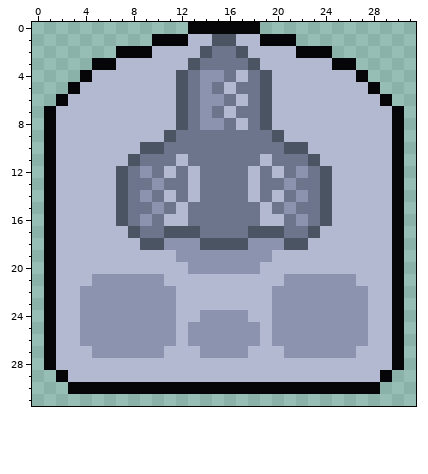
File history of a pixel-art file, Assets/Sprites/Ships/Proto/Hulls/american hull.aseprite. The first picture shows the starting point.
32x32 pixels, 1 frame.
After the commit:
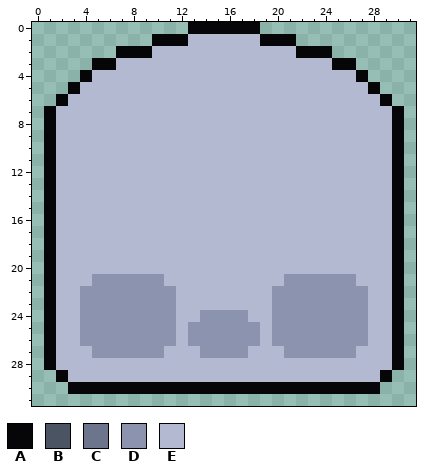
Palette (. is transparent): A #060608  B #4a5462  C #6d758d  D #8b93af  E #b3b9d1
Changes in this commit:
Changed rows in their new state; - is an unchanged pixel.
first column x 7:
 1 --------EE--------
 2 -------EEEE-------
 3 ------EEEEEE------
 4 -----EEEEE-EE-----
 5 -----EEEE-EEE-----
 6 -----EEEEE-EE-----
 7 -----EEEE-EEE-----
 8 -----EEEEE-EE-----
 9 ----EEEEEEEEEE----
10 --EEEEEEEEEEEEEE--
11 -EEEE-EEEEEE-EEEE-
12 EEEE-E-EEEE-E-EEEE
13 EEEEEE-EEEE-EEEEEE
14 EEEE-E-EEEE-E-EEEE
15 EEEEE-EEEEEE-EEEEE
16 EEEE--EEEEEE--EEEE
17 -EEEEEEEEEEEEEEEE-
18 --EEEEEEEEEEEEEE--
19 -----EEEEEEEE-----
20 ------EEEEEE------
Where, in picture pixels (left, top, right, bottom), the same in both pictures:
changed: (116, 34, 332, 274)
